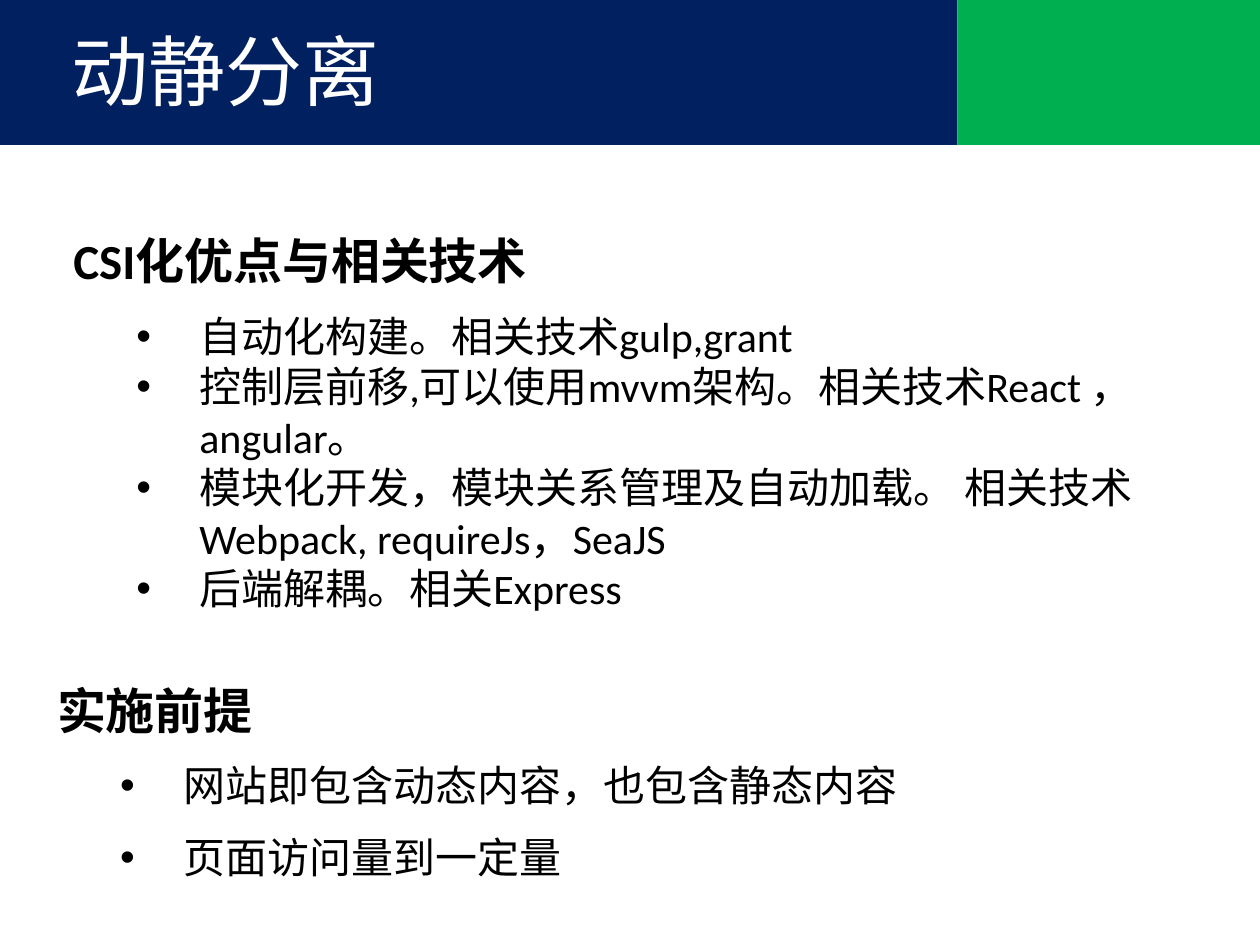
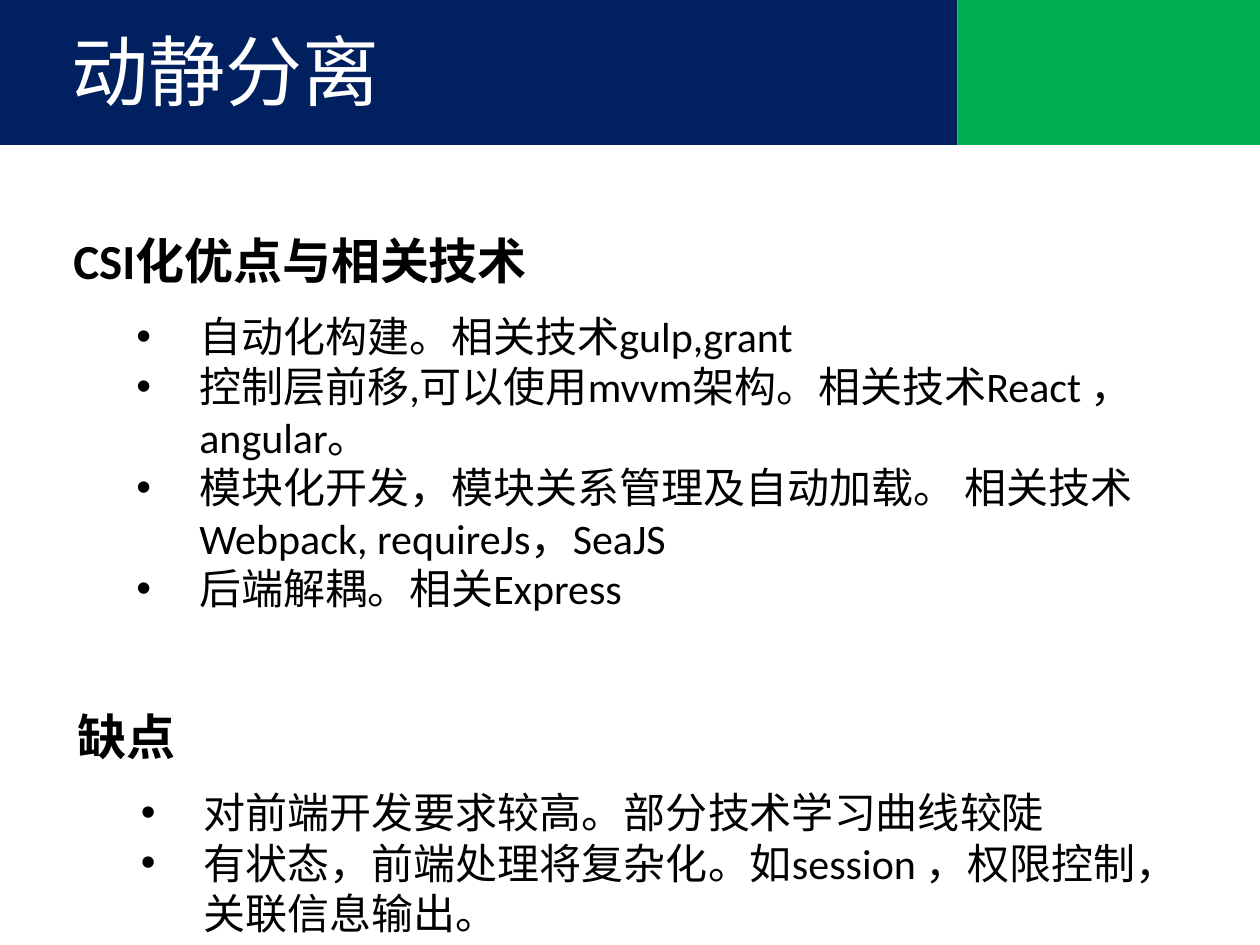
Before and after one commit to tjx222/javatrain, a slide deck: slide 14 of 前端优化.pptx. Drawn at 1260x945 pixels with LibreOffice and Linux fonts; fonts in the diff are those of the drawing; background and template pictures are left out. Boxes give left, top, right and bottom in pixels: in the first picture for what was removed or moved away, otherwise in the second. Text is boxed around its words. In the diff, an @@ line names an element or a change of style, - is before the commit and + after.

Commit message:
modify

```diff
--- a/前端优化.pptx
+++ b/前端优化.pptx
@@ text removed at (57, 687, 897, 877) @@
-实施前提
-  • 网站即包含动态内容，也包含静态内容
-  • 页面访问量到一定量
@@ text added at (78, 713, 1178, 933), 24 pt, text #000000 @@
+缺点
+  • 对前端开发要求较高。部分技术学习曲线较陡
+  • 有状态，前端处理将复杂化。如session ，权限控制，关联信息输出。
```
Also in this commit, not shown: 1 other slide changed.
